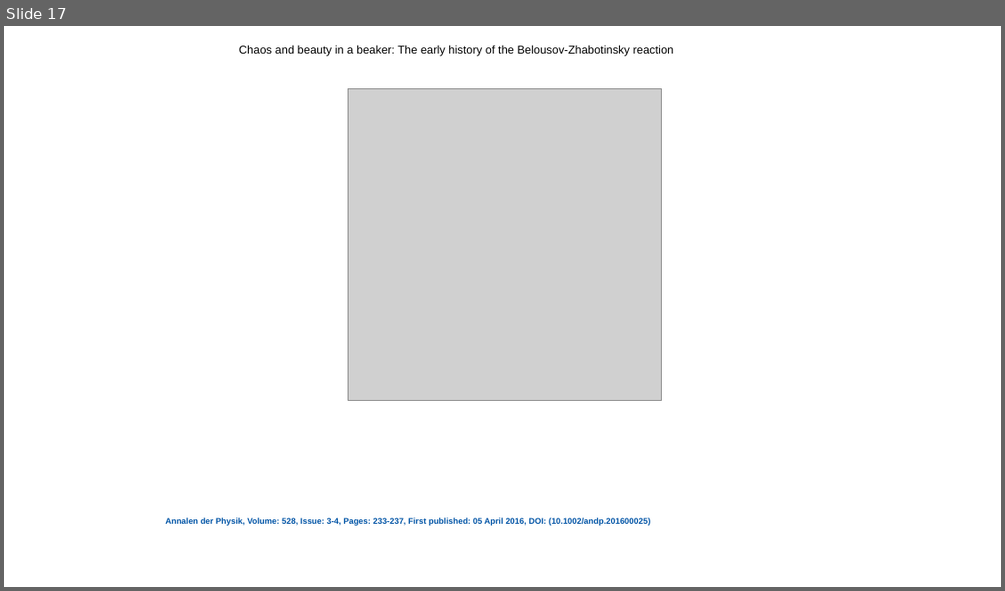
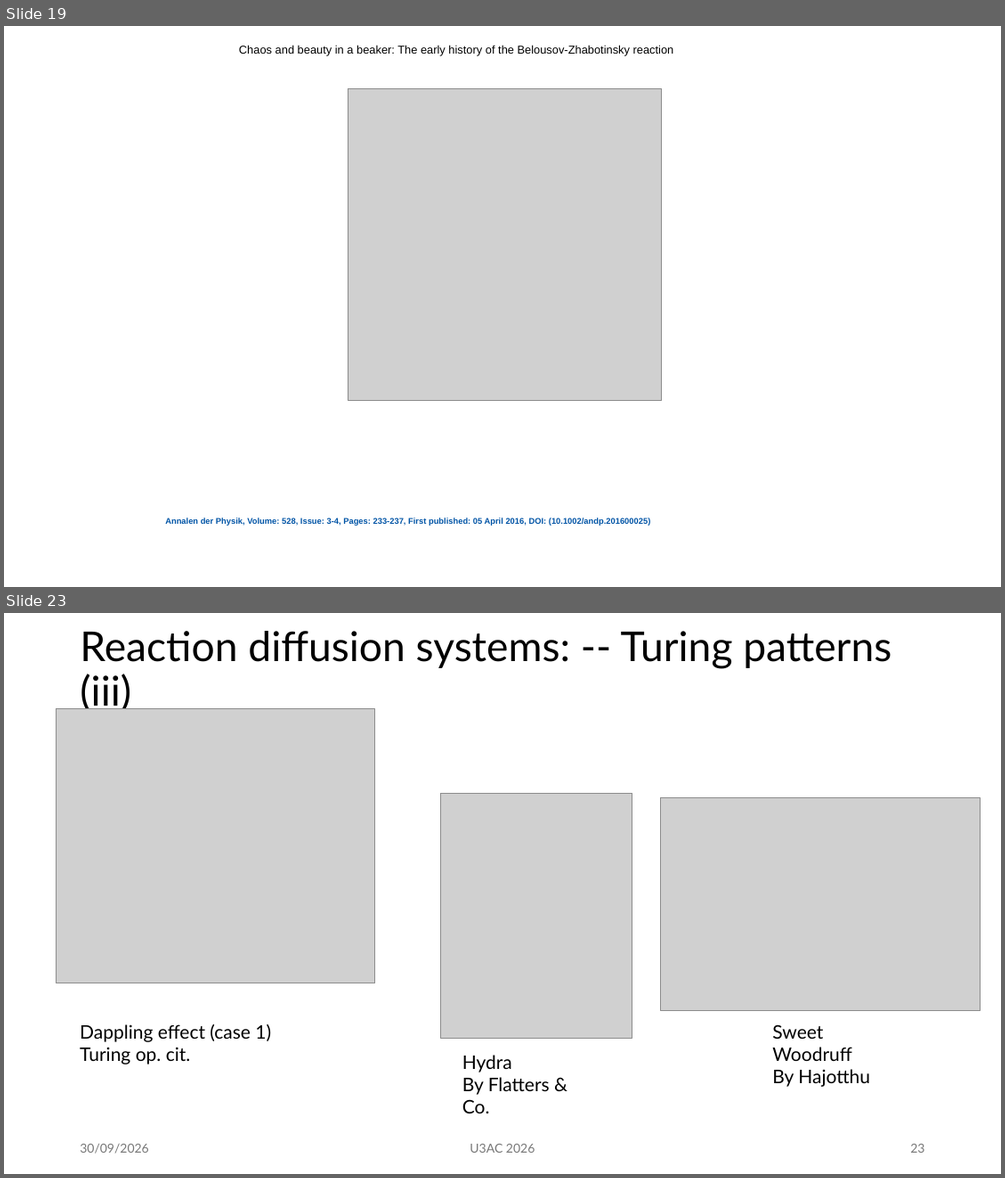
Before and after one commit to mm002a/U3AC, a slide deck: U3AC.Lec3.pptx. Shown one above the other, each under a label of ours: slide 17 before the commit, slides 19 and 23 after it; the slides between them are not shown. The pictures are 1005x591 and 1005x1178 pixels, drawn with LibreOffice and Linux fonts; fonts in the diff are those of the drawing; grey boxes stand for pictures. Boxes give left, top, right and bottom in pixels: in the first picture for what was removed or moved away, otherwise in the second. Text is boxed around its words. In the diff, an @@ line names an element or a change of style, - is before the commit and + after.

Commit message:
Update U3AC.Lec3.pptx
Added Turing Structures.
Finished

```diff
--- a/U3AC.Lec3.pptx
+++ b/U3AC.Lec3.pptx
@@ slide 23 added at [4,613,1001,1174], background #FFFFFF @@
@@ title added at [80,631,891,714], 39.6 pt, text #000000 @@
+Reaction diffusion systems: -- Turing patterns (iii)
@@ picture added at [57,709,375,983] @@
@@ picture added at [441,793,632,1038] @@
@@ picture added at [661,798,979,1011] @@
@@ text added at [80,1024,271,1064], 18 pt, text #000000 @@
+Dappling effect (case 1)
+Turing op. cit.
@@ text added at [772,1024,870,1086], 18 pt, text #000000 @@
+Sweet Woodruff
+By Hajotthu
@@ text added at [462,1054,550,1113], 18 pt, text #000000 @@
+Hydra
+By Flatters & Co.
@@ text added at [80,1143,148,1153], 12 pt, text #797979 @@
+30/09/2026
@@ text added at [469,1143,534,1152], 12 pt, text #797979 @@
+U3AC 2026
@@ page number added at [910,1143,924,1152], 12 pt, text #797979 @@
+23
@@ what was slide 17 is now slide 19 @@
```
Also in this commit, not shown: 30 slides changed, 8 other slides added, 1 slide removed.
